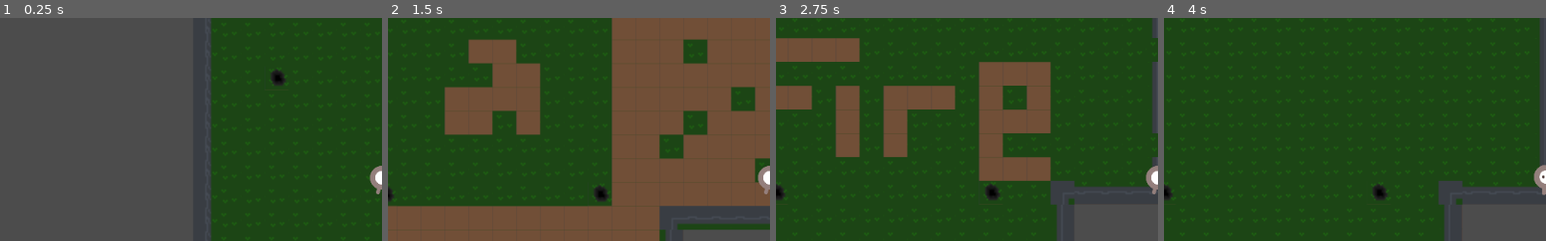
Above: before the commit, frames 1-4 (left to right).
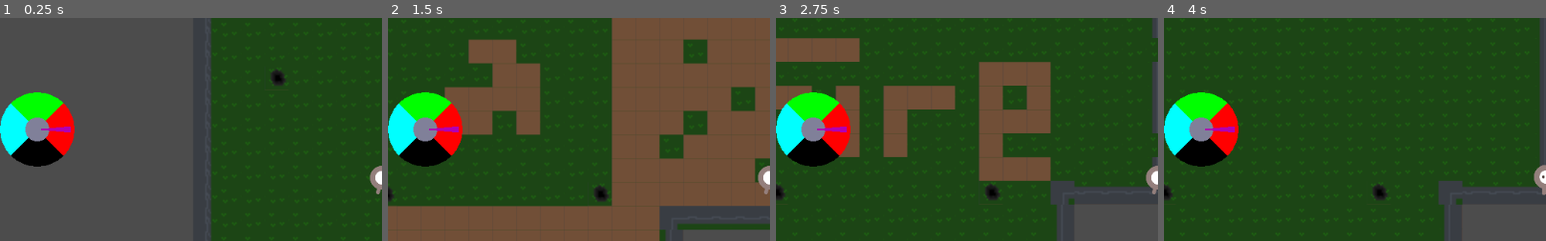
Above: after the commit, the same moments.

Repository: FiBe4000/Gamejam2022
Game: Godot game, scene res://src/Main.tscn
Same seed, same stepped clock (60 frames per second), same inputs: the game is played once before the commit and once after it.
Inputs:
- Up to frame 1 (0.25 s): no input
- Up to frame 2 (1.5 s): tap Enter at 0.5 s; hold D (move_right) 0.53-1.28 s; hold Down (aim_down) 0.53-1.28 s; hold S (move_down) from 1.28 s (still down); tap Left (aim_left) at 1.35 s
- Up to frame 3 (2.75 s): release S (move_down) at 2.03 s; hold D (move_right) from 2.03 s (still down); hold Right (aim_right) from 2.03 s (still down)
- Up to frame 4 (4 s): tap Space (shoot) at 2.75 s; release D (move_right) at 2.78 s; release Right (aim_right) at 2.78 s; hold W (move_up) 2.78-3.53 s; tap Up (aim_up) at 2.85 s; tap Enter at 3.5 s; hold A (move_left) from 3.53 s (still down); hold Q (force_world_timeout) from 3.53 s (still down)
The pictures show only the part of the screen within x 0-50%, y 14-64%; the shares and areas given below are measured in that part.

The runs differ from the first frame. In frame 1, 5.1% of the frame differs, in the area x 0-20%, y 33-67%; in frame 2, 5.2%; in frame 3, 5.2%; in frame 4, 5.2%.

Commit message:
Add placeholder compass UI

Diff:
--- /dev/null
+++ b/src/HUD/CompassPlaceholder.gd
@@ -0,0 +1,56 @@
+tool
+extends Node2D
+
+const WorldSystem = preload("res://src/WorldSystem.gd")
+
+const WORLD = {
+  NORMAL=Color(0, 1, 0, 1),
+  DARK=Color(0, 0, 0, 1),
+  ICE=Color(0, 1, 1, 1),
+  FIRE=Color(1, 0, 0, 1),
+  VOID=Color(0.5, 0.5, 0.6, 1)
+}
+
+export var radius = 50
+
+var segment = PI/2
+var offset = PI/4
+var needle_thickness = PI/16
+
+var alignment = Vector2()
+
+func _draw():
+  draw_base()
+  draw_needle()
+
+func draw_base():
+  var pos = transform.origin
+  var segments = [WORLD.NORMAL, WORLD.ICE, WORLD.DARK, WORLD.FIRE]
+  var n_points = 8
+  var n = 0
+  for col in segments:
+    var a = n*segment+offset
+    n = n+1
+    var points_arc = PoolVector2Array()
+    points_arc.push_back(pos)
+    for i in range(n_points + 1):
+      points_arc.push_back(pos + Vector2(cos(a), -sin(a)) * radius)
+      a = a + segment/n_points
+    draw_polygon(points_arc, PoolColorArray([col]))
+  draw_circle(pos, radius/3, WORLD.VOID)
+
+func draw_needle():
+  var pos = transform.origin
+  var a = alignment.angle() - needle_thickness/2
+  var points_arc = PoolVector2Array()
+  points_arc.push_back(pos)
+  var n_points = 4
+  for i in range(n_points + 1):
+    points_arc.push_back(pos + Vector2(cos(a), -sin(a)) * radius/1.1)
+    a = a + needle_thickness/n_points
+  draw_polygon(points_arc, PoolColorArray([Color(0.7,0.0,0.7, 1)]))
+
+
+func _on_WorldSystem_new_world_alignment(new_alignment):
+  alignment = new_alignment
+  self.update()
--- a/src/Main.tscn
+++ b/src/Main.tscn
@@ -6,7 +6,8 @@
 [ext_resource path="res://src/Map.gd" type="Script" id=4]
 [ext_resource path="res://src/Main.gd" type="Script" id=5]
 [ext_resource path="res://src/WorldSystem.tscn" type="PackedScene" id=6]
-[ext_resource path="res://src/WorldSwitchTimer.gd" type="Script" id=7]
+[ext_resource path="res://src/HUD/CompassPlaceholder.gd" type="Script" id=7]
+[ext_resource path="res://src/WorldSwitchTimer.gd" type="Script" id=8]
 
 [sub_resource type="OpenSimplexNoise" id=3]
 
@@ -39,11 +40,17 @@
 tint_progress = Color( 0.101961, 0.643137, 0.129412, 1 )
 script = ExtResource( 1 )
 
+[node name="CompassPlaceholder" type="Node" parent="HUD"]
+
+[node name="CompassPlaceholder" type="Node2D" parent="HUD/CompassPlaceholder"]
+position = Vector2( 25, 116 )
+script = ExtResource( 7 )
+
 [node name="StartPosition" type="Position2D" parent="."]
 position = Vector2( 456, 344 )
 
-[connection signal="timeout" from="WorldSwitchTimer" to="Map" method="_on_WorldSwitchTimer_timeout"]
 [node name="WorldSystem" parent="." instance=ExtResource( 6 )]
 
+[connection signal="timeout" from="WorldSwitchTimer" to="Map" method="_on_WorldSwitchTimer_timeout"]
 [connection signal="timeout" from="WorldSwitchTimer" to="HUD/TimerVisualizer" method="_on_WorldSwitchTimer_timeout"]
 [connection signal="timeout" from="WorldSwitchTimer" to="WorldSystem" method="_on_WorldSwitchTimer_timeout"]
--- a/src/WorldSystem.gd
+++ b/src/WorldSystem.gd
@@ -2,6 +2,7 @@
 
 
 signal next_world_change
+signal new_world_alignment
 
 const WORLD = {
   NORMAL=Vector2(0,1),
@@ -29,7 +30,10 @@
   world_alignment = world_alignment.rotated(rot)
   var new_world = get_aligned_world()
   if new_world != next_world:
-    emit_signal("next_world_change")
+    print(next_world," = ",new_world)
+    next_world = new_world
+    emit_signal("next_world_change", next_world)
+  emit_signal("new_world_alignment", world_alignment)
 
 func get_aligned_world():
   if world_alignment.x == 0 and world_alignment.y == 0:
@@ -46,8 +50,9 @@
     return WORLD.FIRE
 
 func within(ang, world, margin):
+  var tolerance = 0.00001
   var world_ang = world.angle()
-  return ang == clamp(ang, world_ang-margin, world_ang+margin)
+  return ang == clamp(ang, world_ang-margin-tolerance, world_ang+margin+tolerance)
 
 
 func _on_WorldSwitchTimer_timeout():
Not shown: 2 places in src/Main.tscn that only renumber resources
